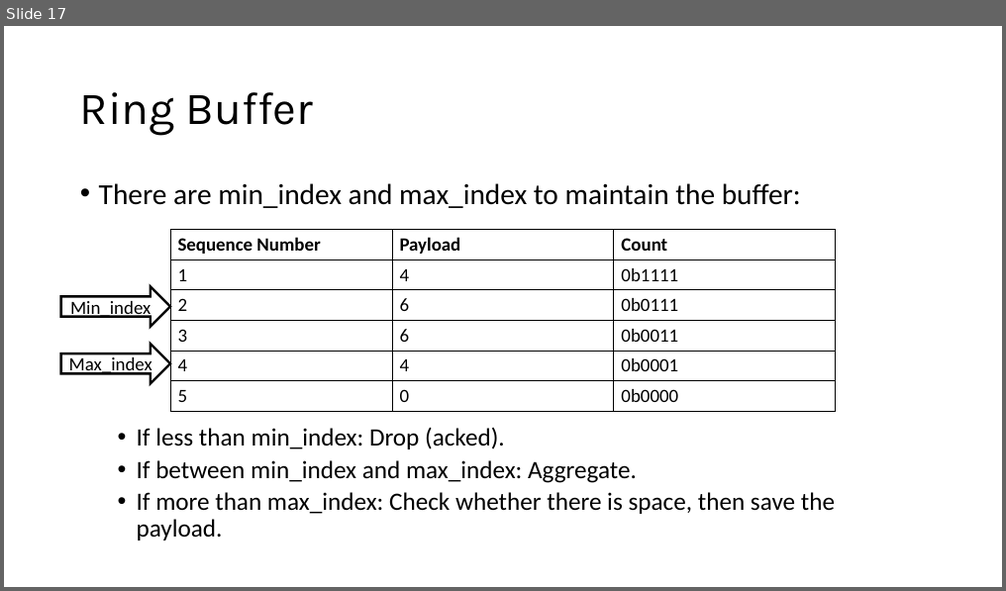
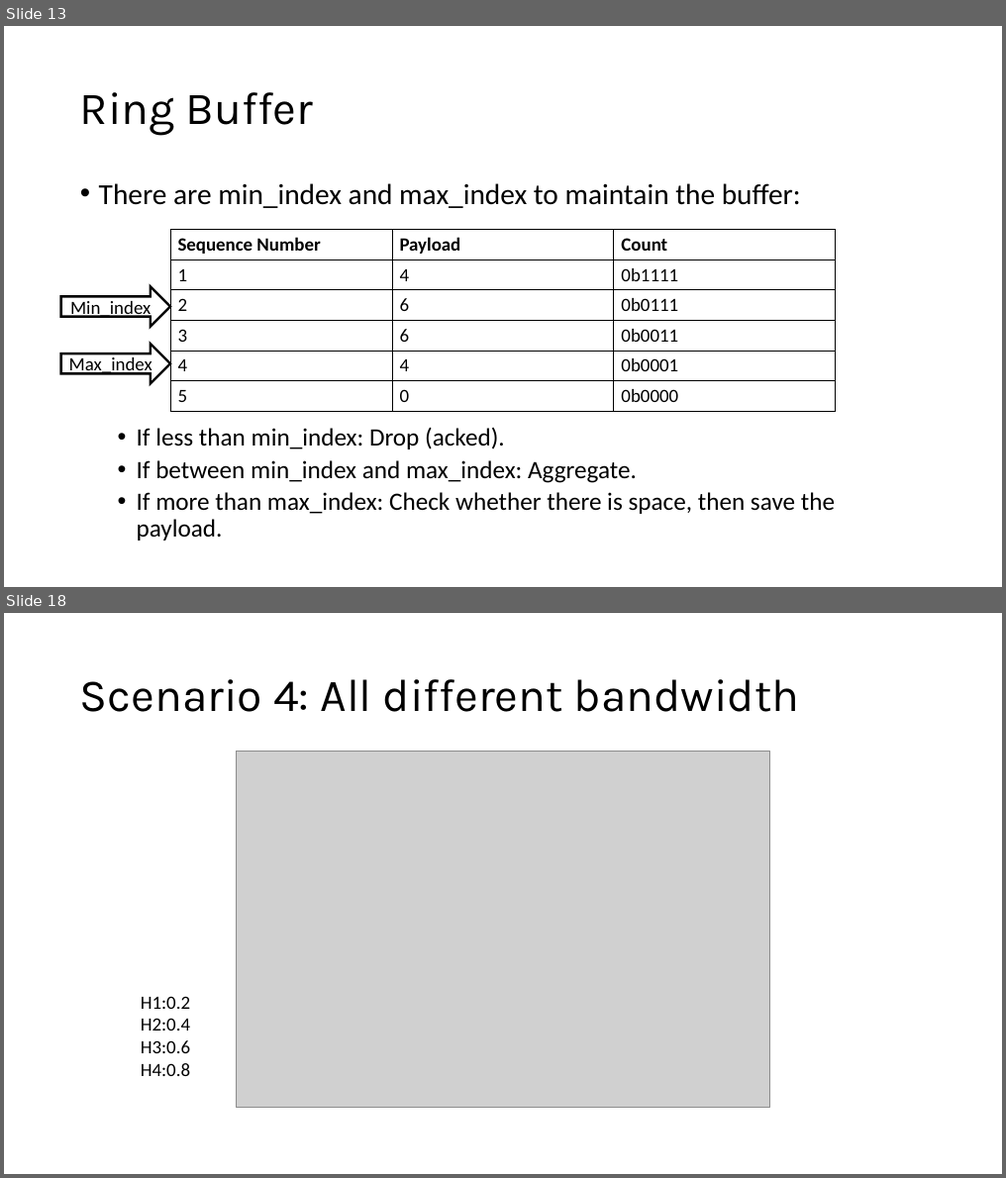
Before and after one commit to LittleD3092/reliable-in-network-aggregation, a slide deck: report.pptx. Shown one above the other, each under a label of ours: slide 17 before the commit, slides 13 and 18 after it; the slides between them are not shown. The pictures are 1006x591 and 1006x1178 pixels, drawn with LibreOffice and Linux fonts; fonts in the diff are those of the drawing; grey boxes stand for pictures. Boxes give left, top, right and bottom in pixels: in the first picture for what was removed or moved away, otherwise in the second. Text is boxed around its words. In the diff, an @@ line names an element or a change of style, - is before the commit and + after.

```diff
--- a/report.pptx
+++ b/report.pptx
@@ slide 18 added at (4, 613, 1002, 1174), background #FFFFFF @@
@@ title added at (80, 679, 800, 712), 44 pt, text #000000 @@
+Scenario 4: All different bandwidth
@@ picture added at (236, 752, 770, 1108) @@
@@ text added at (141, 996, 190, 1076), 18 pt, text #000000 @@
+H1:0.2
+H2:0.4
+H3:0.6
+H4:0.8
@@ what was slide 17 is now slide 13 @@
```
Also in this commit, not shown: 4 slides changed, 1 other slide added, 4 slides removed.
